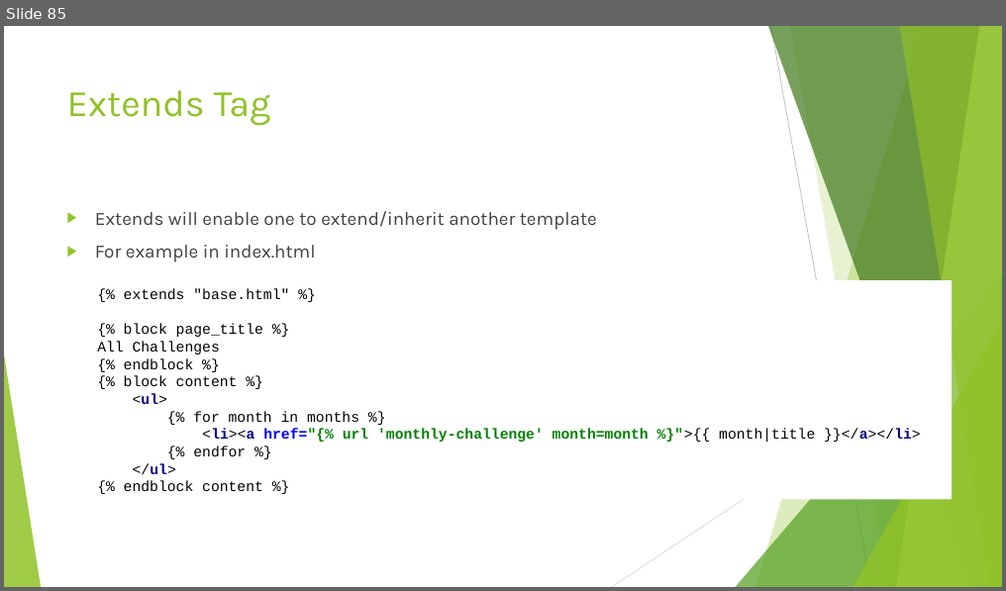
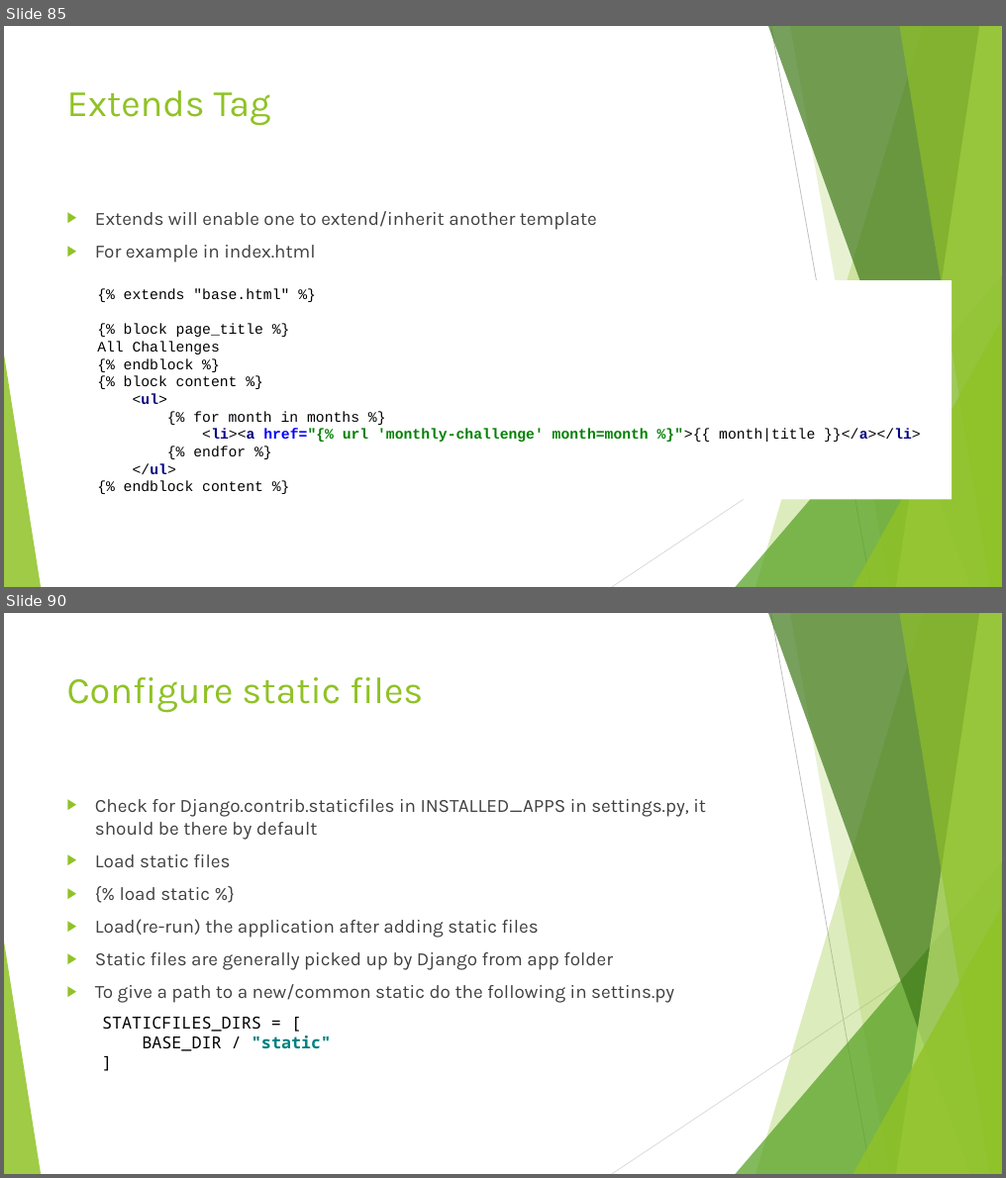
Before and after one commit to edyoda/PD-281220-Session-Code, a slide deck: Django EdYoda.pptx. Shown one above the other, each under a label of ours: slide 85 before the commit, slides 85 and 90 after it; the slides between them are not shown. The pictures are 1006x591 and 1006x1178 pixels, drawn with LibreOffice and Linux fonts; fonts in the diff are those of the drawing. Boxes give left, top, right and bottom in pixels: in the first picture for what was removed or moved away, otherwise in the second. Text is boxed around its words. In the diff, an @@ line names an element or a change of style, - is before the commit and + after.

Commit message:
Updated PPT and static files

```diff
--- a/Django EdYoda.pptx
+++ b/Django EdYoda.pptx
@@ slide 90 added at (4, 613, 1002, 1174), background #FFFFFF; not listed: 10 template elements that a slide beside it also shows @@
@@ title added at (67, 677, 423, 713), 36 pt, text #90C226 @@
+Configure static files
@@ text added at (95, 799, 706, 1003), 18 pt, text #404040 @@
+▶ Check for Django.contrib.staticfiles in INSTALLED_APPS in settings.py, it should be there by default
+▶ Load static files
+▶ {% load static %}
+▶ Load(re-run) the application after adding static files
+▶ Static files are generally picked up by Django from app folder
+▶ To give a path to a new/common static do the following in settins.py
@@ text added at (102, 1017, 331, 1052), 16 pt, text #000000 @@
+STATICFILES_DIRS = [
+BASE_DIR / "static"
+]
```
Also in this commit, not shown: 3 slides changed, 9 other slides added, 22 other files.
